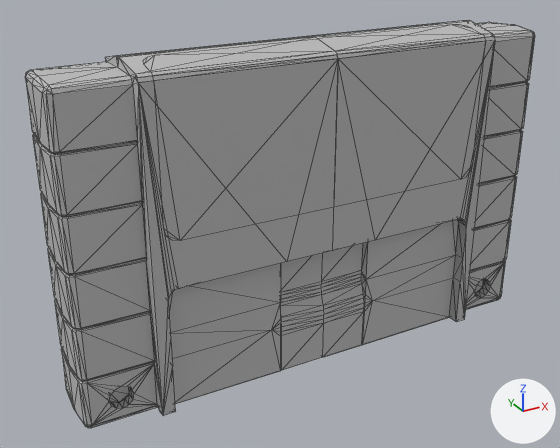
Two versions of the glTF model public/gltf/gamecart.gltf, one commit apart.
Rendered twice from a 50 mm camera at (-3.69, -6.08, 2.89) aimed at (-0.3, 0.08, -0.19). The axes (+X, +Y, +Z) are drawn at lower right. The lights are the same throughout. The picture after the commit comes second. Mesh edges are drawn as thin lines. Where no turn or scale is listed for an object, it has been applied to the vertices. Vertices at exactly the same position are counted once.

Script lines for the objects in view, before the commit:
```python
mat_plastic = principled_material('Plastic')
mat_plastic.base_color = (0.5, 0.5, 0.5)  # grey #bcbcbc
mat_plastic.roughness = 1.0
me_mesh_0 = bpy.data.meshes.new('Mesh_0')
me_mesh_0.from_pydata(...)  # 769 vertices, 1488 faces; spans x 0.0..5.03, y -0.84..0.0, z 0.0..3.25
me_mesh_0.materials.append(mat_plastic)  # grey #bcbcbc
ob_mesh_0 = bpy.data.objects.new('Mesh_0', me_mesh_0)
ob_mesh_0.location = (-2.516, 0.422, -1.621)
```
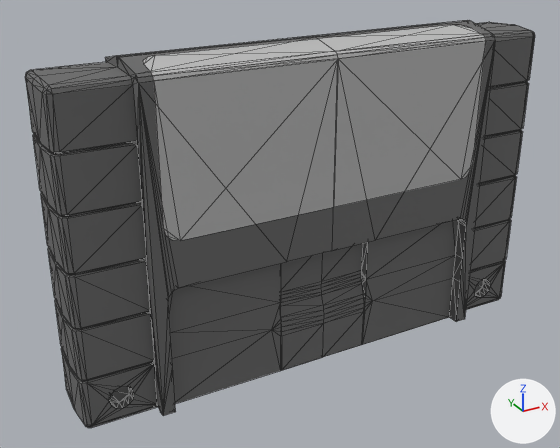
Where the newer file only moved an object's origin or applied its transform, the numbers keep the older frame.

Boxes (x1, y1, x2, y2) around the edits, measured in the pictures (560 x 448 px; the box of a moved part takes in the faces that stretch with it):
```json
{"object": "Mesh_0", "change": "recoloured, reshaped", "before": [25, 20, 535, 428], "after": [25, 20, 535, 428], "on screen": "darker"}
{"part": 1, "of": "me_mesh_0", "change": "moved or reshaped", "before": [105, 58, 366, 370], "after": [105, 58, 366, 370]}
```

Edits to the scene script, one JSON object a line:
```json
{"op": "set", "path": "mat_plastic.base_color", "old": "(0.5, 0.5, 0.5)", "new": "(0.15, 0.15, 0.15)", "note": "grey #bcbcbc -> dark grey #6c6c6c"}
{"op": "add", "block": "mat_label", "code": ["mat_label = principled_material('Label')", "mat_label.base_color = (0.5, 0.5, 0.5)  # grey #bcbcbc", "mat_label.roughness = 1.0"]}
{"block": "me_mesh_0", "where": "# used by ob_mesh_0; location = (-2.516, 0.422, -1.621)"}
{"op": "remove", "block": "me_mesh_0", "code": "me_mesh_0.from_pydata(...)  # 769 vertices, 1488 faces; spans x 0.0..5.03, y -0.84..0.0, z 0.0..3.25"}
{"op": "add", "block": "me_mesh_0", "code": "me_mesh_0.from_pydata(...)  # 773 vertices, 1496 faces; spans x 0.0..5.03, y -0.84..0.0, z 0.0..3.25"}
{"block": "me_mesh_0", "change": "me_mesh_0 part 1"}
{"block": "me_mesh_0", "change": "25 faces are deleted"}
{"block": "me_mesh_0", "change": "4 vertices are added at (3.02, -0.72, 0.79), (2.01, -0.72, 0.79), (4.32, -0.01, 3.16), (0.71, -0.01, 3.16)"}
{"block": "me_mesh_0", "change": "33 new faces join them, mat_plastic (dark grey #6c6c6c)"}
{"op": "add", "block": "me_mesh_0", "code": "me_mesh_0.materials.append(mat_label)  # grey #bcbcbc"}
```
